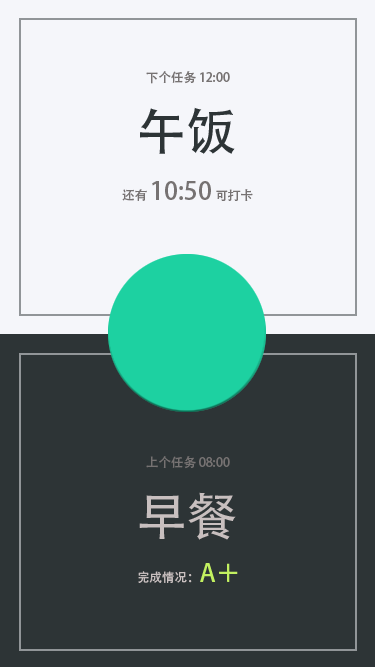
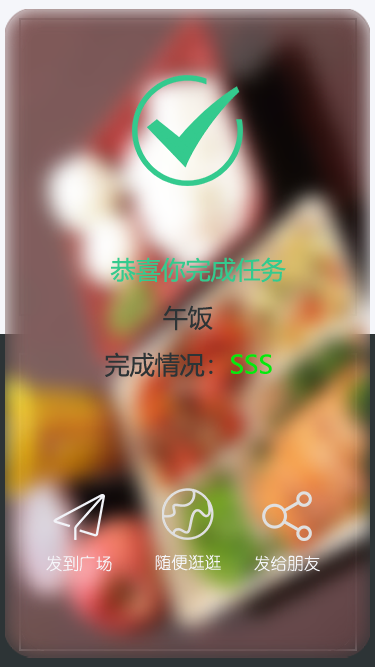
Before/after of a w=375, h=667 layered artwork. What changed in the layer stack:
added group "3.打卡成功页" with 14 layers above "2.拍照页" over [left=5, top=9, right=370, bottom=658]
added layer "发给朋友" in group "3.打卡成功页" over [left=254, top=555, right=320, bottom=572]
added layer "随便逛逛" in group "3.打卡成功页" over [left=155, top=554, right=221, bottom=571]
added layer "发到广场" in group "3.打卡成功页" over [left=46, top=555, right=112, bottom=572]
added layer "午饭" (1st of 2, in "3.打卡成功页") in group "3.打卡成功页" over [left=163, top=305, right=213, bottom=331]
added layer "完成情况：SSS" in group "3.打卡成功页" over [left=105, top=352, right=272, bottom=378]
added layer "恭喜你完成任务" in group "3.打卡成功页" over [left=110, top=257, right=286, bottom=283]
added layer "发现" in group "3.打卡成功页" over [left=162, top=488, right=214, bottom=540]
added layer "成功 (1)" in group "3.打卡成功页" over [left=132, top=75, right=243, bottom=186]
added layer "分享 (1)" in group "3.打卡成功页" over [left=53, top=494, right=105, bottom=540]
added layer "分享 (2)" in group "3.打卡成功页" over [left=262, top=491, right=312, bottom=541]
added layer "图层 10 拷贝" in group "3.打卡成功页" over [left=5, top=9, right=370, bottom=658]
added layer "圆角矩形 2" in group "3.打卡成功页" over [left=21, top=35, right=354, bottom=651]
added layer "笑脸" in group "1.打卡首页" over [left=139, top=283, right=240, bottom=384]
renamed "图层 4" to "打卡按钮", painted on it over [left=108, top=254, right=266, bottom=412]
painted on "下边框" over [left=19, top=353, right=357, bottom=651]
painted on "上边框" over [left=19, top=18, right=357, bottom=316]
